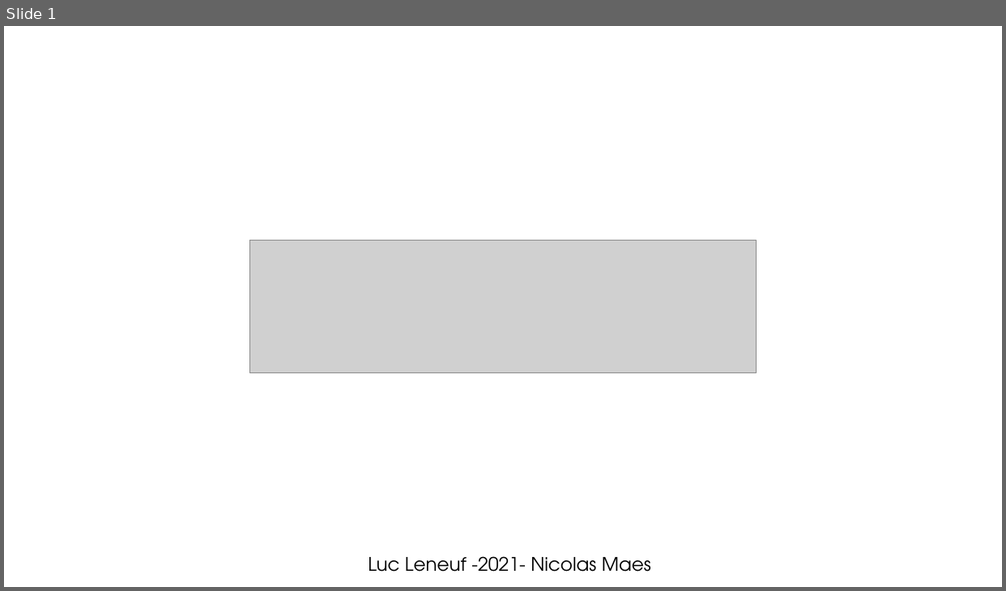
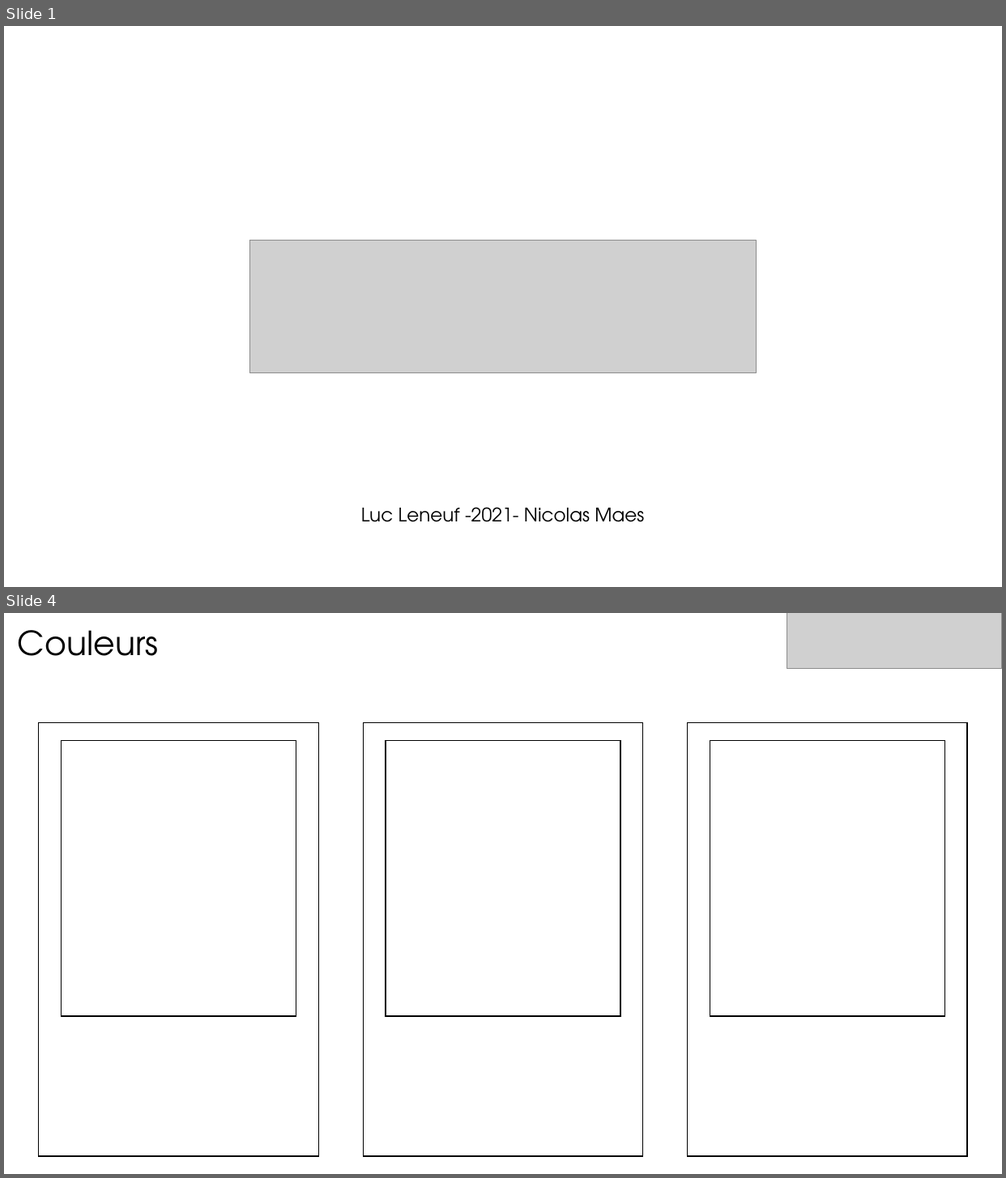
Before and after one commit to Nicolasmaes/unseen, a slide deck: dossier de conception.pptx. Shown one above the other, each under a label of ours: slide 1 before the commit, slides 1 and 4 after it; the slides between them are not shown. The pictures are 1006x591 and 1006x1178 pixels, drawn with LibreOffice and Linux fonts; fonts in the diff are those of the drawing; grey boxes stand for pictures. Boxes give left, top, right and bottom in pixels: in the first picture for what was removed or moved away, otherwise in the second. Text is boxed around its words. In the diff, an @@ line names an element or a change of style, - is before the commit and + after.

```diff
--- a/dossier de conception.pptx
+++ b/dossier de conception.pptx
@@ slide 4 added at box(4, 613, 1002, 1174), background #FFFFFF @@
@@ text added at box(18, 630, 159, 656), 32 pt, text #000000 @@
+Couleurs
@@ picture added at box(787, 613, 1002, 669) @@
@@ rectangle added at box(39, 722, 318, 1157), outline #000000 1 pt @@
@@ rectangle added at box(364, 722, 643, 1157), outline #000000 1 pt @@
@@ rectangle added at box(688, 722, 967, 1157), outline #000000 1 pt @@
@@ rectangle added at box(61, 740, 296, 1016), outline #000000 1 pt @@
@@ rectangle added at box(386, 740, 621, 1016), outline #000000 1 pt @@
@@ rectangle added at box(710, 740, 945, 1016), outline #000000 1 pt @@
@@ slide 1 changed as well @@
@@ text "Luc Leneuf -2021- Nicolas Maes": place and size @@
-text "Luc Leneuf -2021- Nicolas Maes" at box(368, 557, 651, 572)
+text "Luc Leneuf -2021- Nicolas Maes" at box(361, 507, 644, 523)
```
Also in this commit, not shown: 1 other slide changed, 8 other slides added, 1 slide removed, 3 other files.
